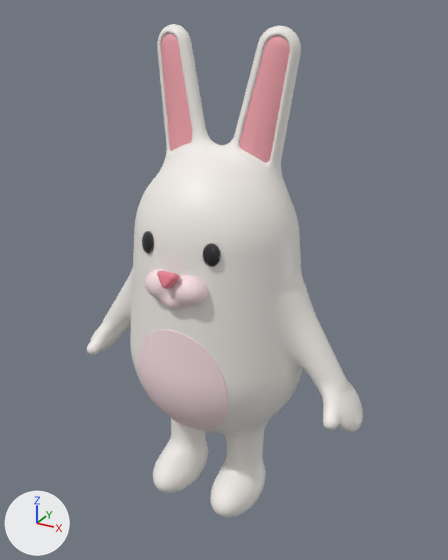
Renders of the glTF model models/Rabbit.glb from each side of a commit.
One viewpoint serves both versions: a 50 mm lens placed at (0.739, -1.303, 1.301), pointed at (-0.002, 0.045, 0.627). Every picture has the same lights, and +X, +Y and +Z are marked at lower left. The older version comes first. Vertices at exactly the same position are counted once.

The first picture shows 'Rabbit'.
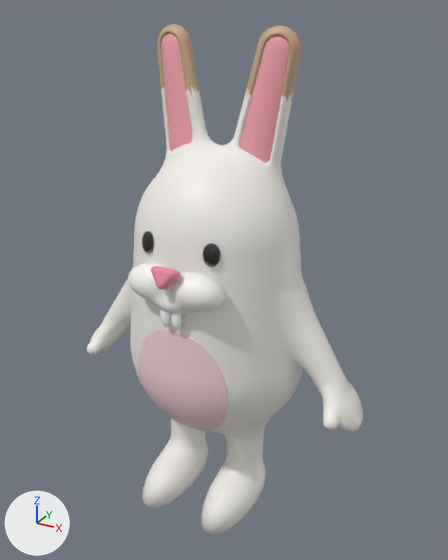
Boxes [x1, y1, x2, y2] around the edits, measured in the pictures (448 x 560 px; the box of a moved part takes in the faces that stretch with it):
'Rabbit', recoloured, reshaped: before [87, 24, 363, 518]; after [87, 24, 363, 535]
part 1 of me_skin, moved or reshaped: before [157, 271, 180, 289]; after [151, 266, 181, 290]
part 2 of me_skin, added: after [171, 313, 182, 329]
part 3 of me_skin, added: after [160, 310, 171, 327]
part 4 of me_skin, moved or reshaped: before [145, 269, 208, 310]; after [128, 263, 224, 314]
part 5 of me_skin, moved or reshaped: before [153, 442, 264, 518]; after [142, 442, 264, 535]
part 6 of me_skin, recoloured (white to beige): [157, 24, 301, 101] in both
part 7 of me_skin, edited (looks the same): [138, 329, 228, 431] in both

The change in detail:
Material 'Cream' (mat_cream) changes colour from pale pink #fbe1e6 to white #fbf9f5; in linear values from (0.965, 0.753, 0.791) to (0.965, 0.947, 0.913).
Material 'Tooth' (mat_tooth) is new.
Its base color is (1.0, 1.0, 1.0) (white #ffffff).
Its roughness is 0.46.
Material 'Sand' (mat_sand) is new.
Its base color is (0.584, 0.397, 0.242) (beige #c9a987).
Its roughness is 0.46.
Material 'Belly' (mat_belly) is new.
Its base color is (0.93, 0.651, 0.687) (pale pink #f7d3d8).
Its roughness is 0.46.
me_skin is used by ob_rabbit; location (0.0, 0.0, 0.0).
me_skin had 15996 vertices, 31915 faces and spanned x -0.423..0.423, y -0.243..0.325, z 0.0..1.264.
me_skin now has 16224 vertices, 32363 faces and spans x -0.423..0.423, y -0.26..0.359, z 0.0..1.264.
me_skin part 1: the loose piece of 188 vertices spanning x -0.027..0.027, y -0.243..-0.207, z 0.71..0.75 is scaled about its middle by 1.3, then moved by (0.0, -0.012, 0.009).
me_skin part 2: a new loose piece, a UV sphere (16 segments, 8 rings, poles along z) spanning x 0.001..0.029, y -0.227..-0.209, z 0.604..0.66, in mat_tooth (white #ffffff).
me_skin part 3: a new loose piece, a UV sphere (16 segments, 8 rings, poles along z) spanning x -0.029..-0.001, y -0.227..-0.209, z 0.604..0.66, in mat_tooth (white #ffffff).
me_skin part 4: 961 vertices removed from x -0.083..0.083, y -0.227..-0.156, z 0.646..0.737; 961 vertices added at x -0.129..0.129, y -0.24..-0.154, z 0.638..0.747.
me_skin part 5: 897 vertices moved from x -0.164..0.164, y -0.164..-0.022, z 0.0..0.098 to x -0.164..0.164, y -0.228..-0.022, z 0.0..0.098.
me_skin part 6: 2281 faces spanning x -0.187..0.187, y 0.009..0.072, z 1.094..1.264 switch from mat_skin (white #f3efea) to mat_sand (beige #c9a987).
me_skin part 7: 3194 faces spanning x -0.133..0.133, y -0.217..-0.139, z 0.268..0.59 switch from mat_cream (pale pink #fbe1e6) to mat_belly (pale pink #f7d3d8).
Other edits to the shape of me_skin do not show in these pictures.
me_skin gains material mat_tooth (white #ffffff).
